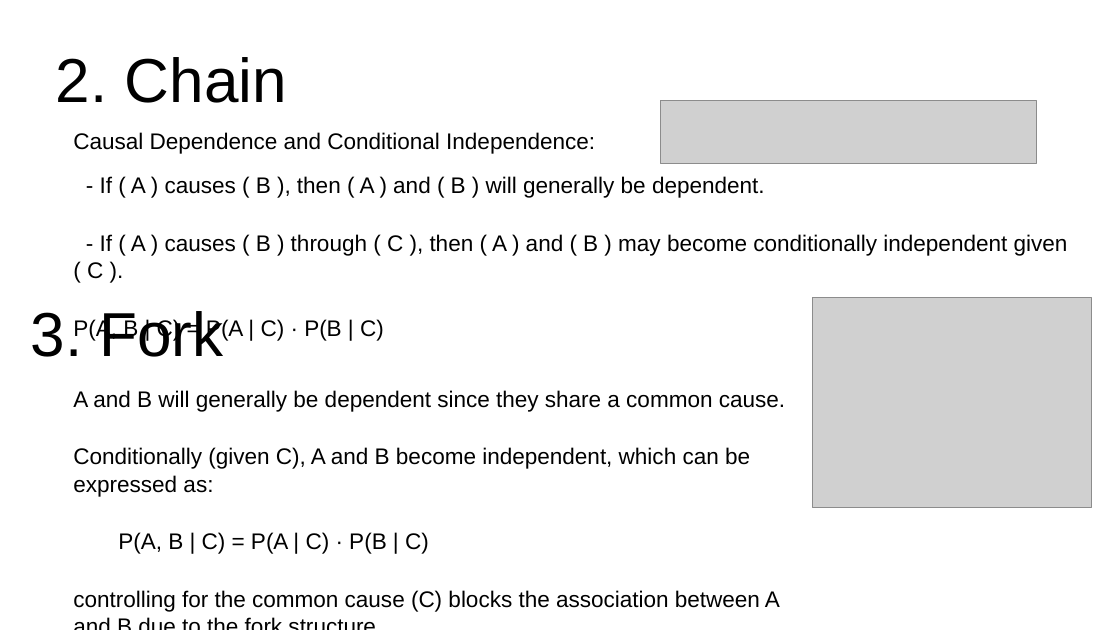
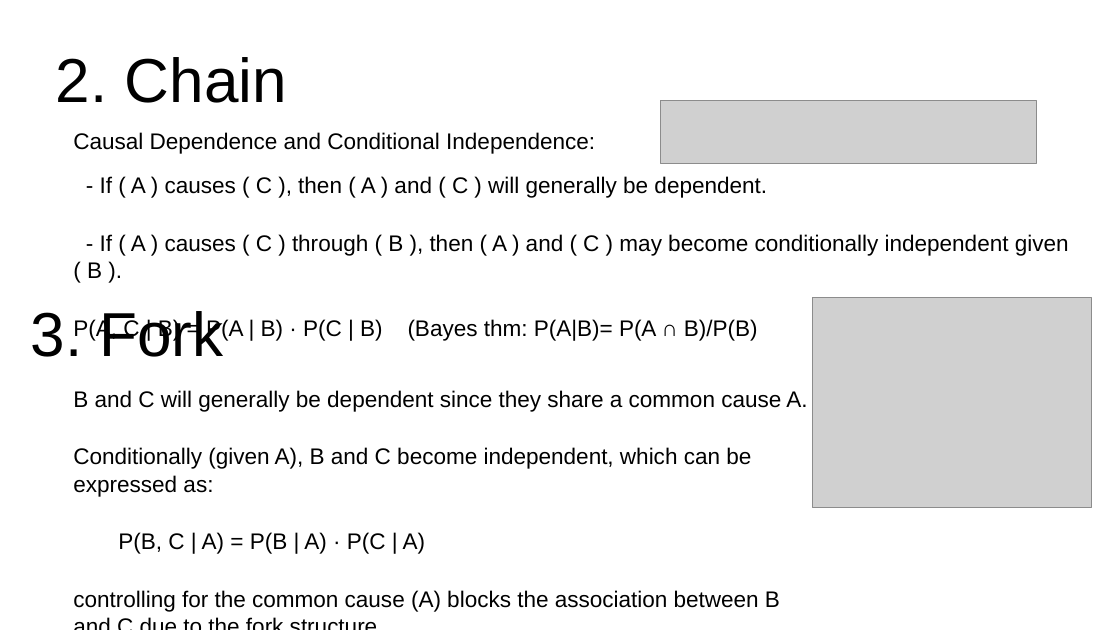
Before and after one commit to emoen/CausalityDiscoveryCrunchDAO, a slide deck: slide 11 of presentation/HIBRAIN_March_25.odp. Drawn at 1120x630 pixels with LibreOffice and Linux fonts; fonts in the diff are those of the drawing; grey boxes stand for pictures. Boxes give left, top, right and bottom in pixels: in the first picture for what was removed or moved away, otherwise in the second. Text is boxed around its words. In the diff, an @@ line names an element or a change of style, - is before the commit and + after.

```diff
--- a/presentation/HIBRAIN_March_25.odp
+++ b/presentation/HIBRAIN_March_25.odp
@@ text at <box>73,176,1069,341</box>: text changed @@
-- If ( A ) causes ( B ), then ( A ) and ( B ) will generally be dependent.
-- If ( A ) causes ( B ) through ( C ), then ( A ) and ( B ) may become conditionally independent given ( C ).
-P(A, B | C) = P(A | C) · P(B | C)
+- If ( A ) causes ( C ), then ( A ) and ( C ) will generally be dependent.
+- If ( A ) causes ( C ) through ( B ), then ( A ) and ( C ) may become conditionally independent given ( B ).
+P(A, C | B) = P(A | B) · P(C | B) (Bayes thm: P(A|B)= P(A ∩ B)/P(B)
@@ text at <box>73,390,807,612</box>: text changed @@
-A and B will generally be dependent since they share a common cause.
-Conditionally (given C), A and B become independent, which can be expressed as:
-P(A, B | C) = P(A | C) · P(B | C)
-controlling for the common cause (C) blocks the association between A and B due to the fork structure.
+B and C will generally be dependent since they share a common cause A.
+Conditionally (given A), B and C become independent, which can be expressed as:
+P(B, C | A) = P(B | A) · P(C | A)
+controlling for the common cause (A) blocks the association between B and C due to the fork structure.
```
Also in this commit, not shown: 5 other slides changed, 7 slides added, 3 slides removed.
